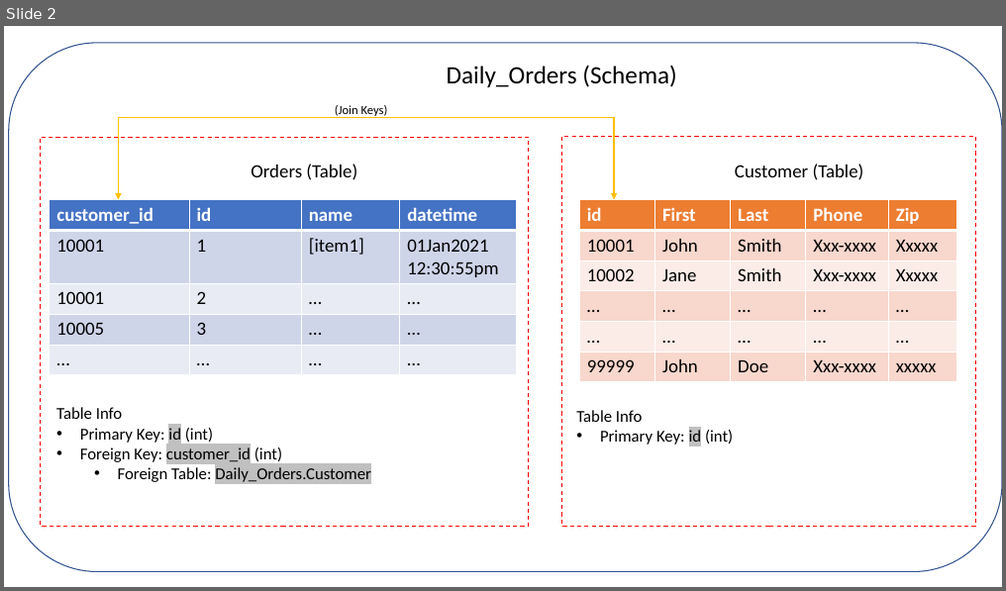
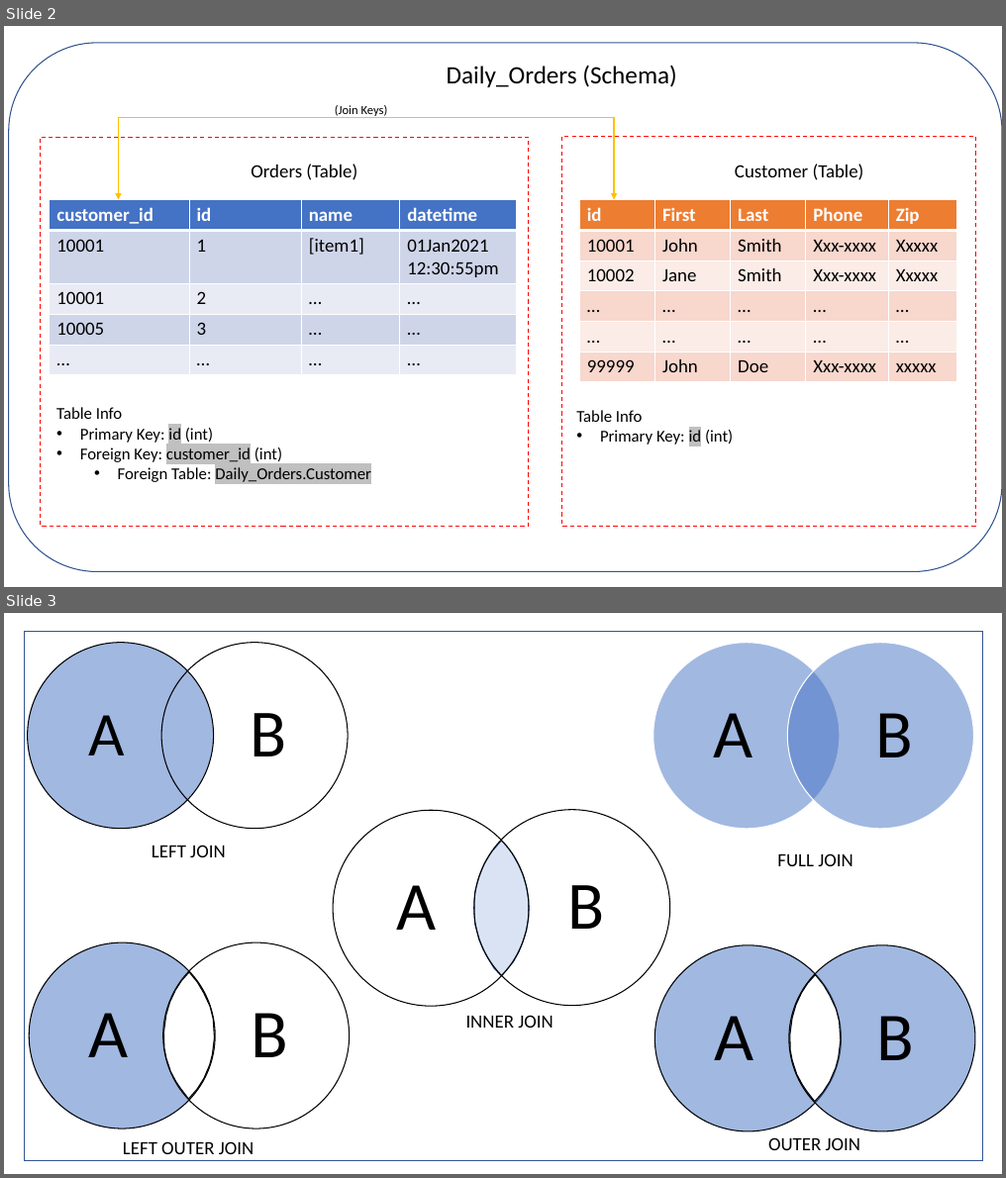
Before and after one commit to StevenLoaiza/Machine_Learning, a slide deck: SQL/sql_join_views.pptx. Shown one above the other, each under a label of ours: slide 2 before the commit, slides 2 and 3 after it. The pictures are 1006x591 and 1006x1178 pixels, drawn with LibreOffice and Linux fonts; fonts in the diff are those of the drawing. Boxes give left, top, right and bottom in pixels: in the first picture for what was removed or moved away, otherwise in the second. Text is boxed around its words. In the diff, an @@ line names an element or a change of style, - is before the commit and + after.

```diff
--- a/SQL/sql_join_views.pptx
+++ b/SQL/sql_join_views.pptx
@@ slide 3 added at bbox=[4, 613, 1002, 1174], background #FFFFFF @@
@@ rectangle added at bbox=[25, 631, 982, 1161], outline #325491 1 pt @@
@@ group added at bbox=[27, 642, 348, 829]: 2 ellipses, 2 texts @@
+A
+B
@@ group added at bbox=[653, 642, 974, 829]: 2 ellipses, 2 texts @@
+A
+B
@@ text added at bbox=[152, 845, 225, 858], 18 pt, text #000000 @@
+LEFT JOIN
@@ freeform shape added at bbox=[474, 841, 528, 976], fill #DAE3F3, outline #325491 1 pt @@
@@ text added at bbox=[777, 854, 852, 866], 18 pt, text #000000 @@
+FULL JOIN
@@ group added at bbox=[333, 810, 670, 1007]: 2 ellipses, 2 texts @@
+A
+B
@@ freeform shape added at bbox=[164, 972, 215, 1099], fill #FFFFFF, outline #000000 1 pt @@
@@ freeform shape added at bbox=[790, 975, 841, 1102], fill #FFFFFF, outline #000000 1 pt @@
@@ group added at bbox=[29, 943, 350, 1130]: 2 ellipses, 2 texts @@
+A
+B
@@ text added at bbox=[466, 1015, 552, 1028], 18 pt, text #000000 @@
+INNER JOIN
@@ group added at bbox=[655, 946, 976, 1132]: 2 ellipses, 2 texts @@
+A
+B
@@ text added at bbox=[123, 1142, 253, 1155], 18 pt, text #000000 @@
+LEFT OUTER JOIN
@@ text added at bbox=[768, 1138, 860, 1151], 18 pt, text #000000 @@
+OUTER JOIN
```
Also in this commit, not shown: 1 slide removed.
